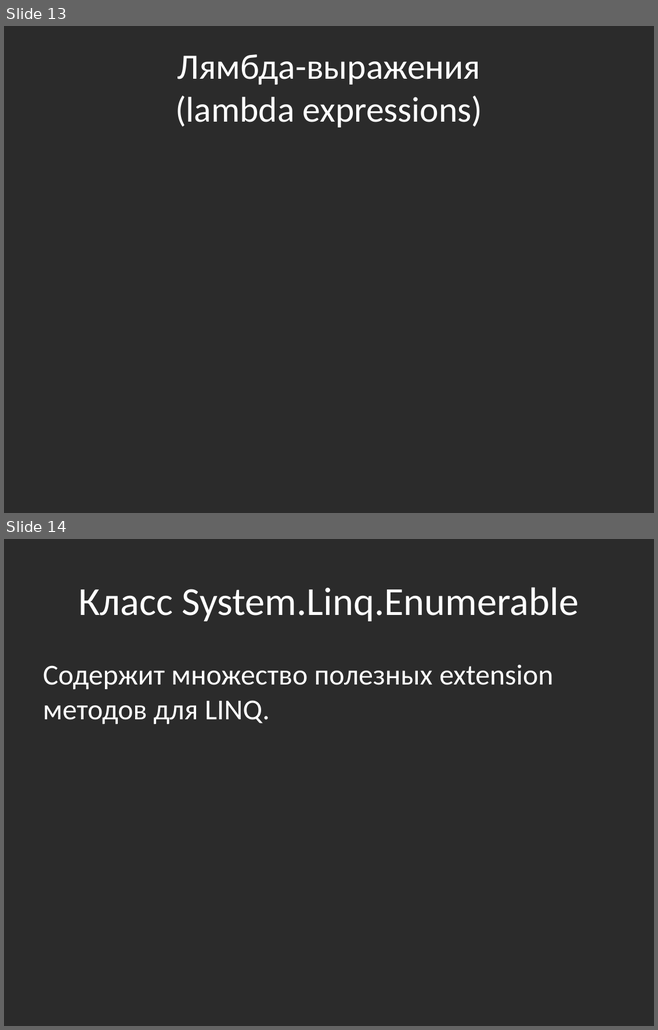
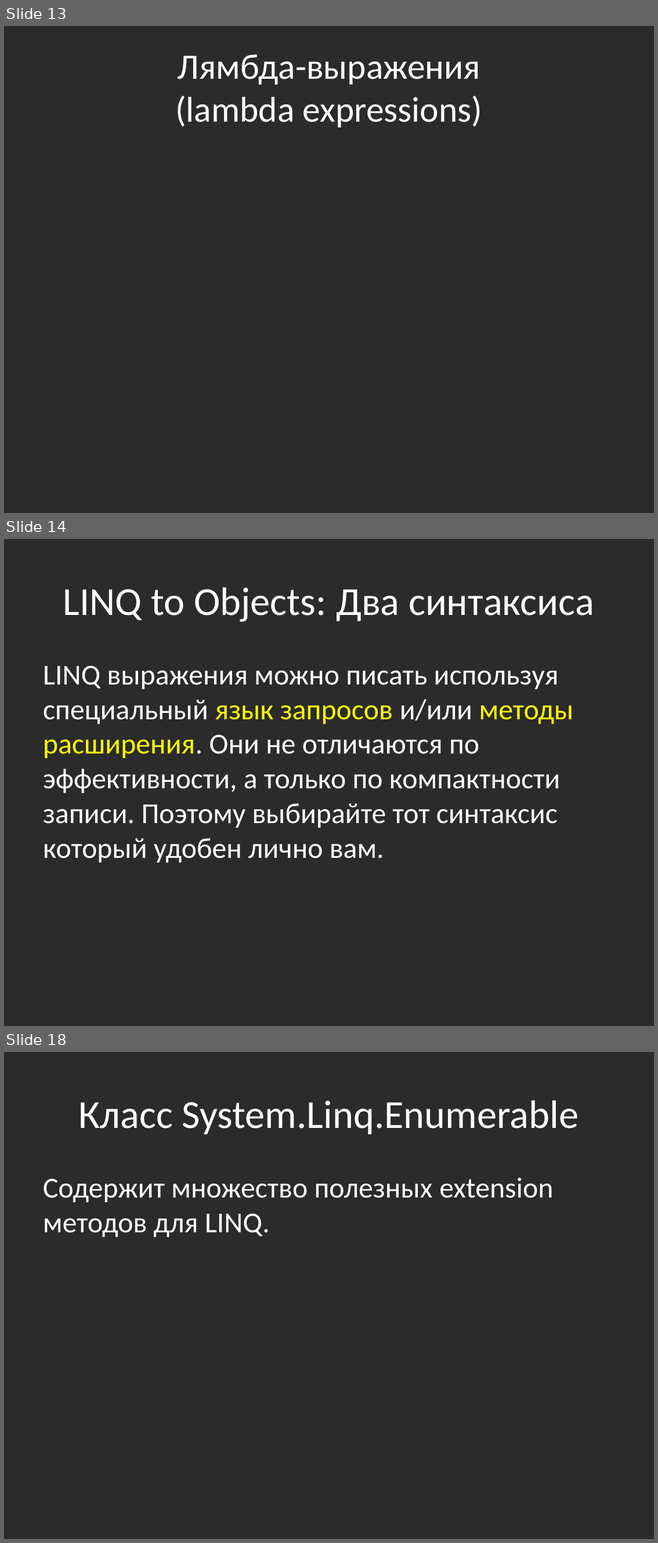
Before and after one commit to bazile/Training, a slide deck: Presentation/lesson-11-linq.pptx. Shown one above the other, each under a label of ours: slides 13 and 14 before the commit, slides 13, 14 and 18 after it; the slides between them are not shown. The pictures are 658x1030 and 658x1543 pixels, drawn with LibreOffice and Linux fonts; fonts in the diff are those of the drawing; background and template pictures are left out; a plain dark background stands for a picture behind light text. Boxes give left, top, right and bottom in pixels: in the first picture for what was removed or moved away, otherwise in the second. Text is boxed around its words. In the diff, an @@ line names an element or a change of style, - is before the commit and + after.

Commit message:
LINQ demo using file extension task

```diff
--- a/Presentation/lesson-11-linq.pptx
+++ b/Presentation/lesson-11-linq.pptx
@@ slide 14 added at (4,539,654,1026), background picture (left out) @@
@@ title added at (63,587,594,622), 44 pt, text #FFFFFF @@
+LINQ to Objects: Два синтаксиса
@@ text added at (43,665,574,863), 32 pt, text #FFFFFF @@
+LINQ выражения можно писать используя специальный язык запросов и/или методы расширения. Они не отличаются по эффективности, а только по компактности записи. Поэтому выбирайте тот синтаксис который удобен лично вам.
@@ what was slide 14 is now slide 18 @@
```
Also in this commit, not shown: 1 slide changed, 3 other slides added, 2 other files.
